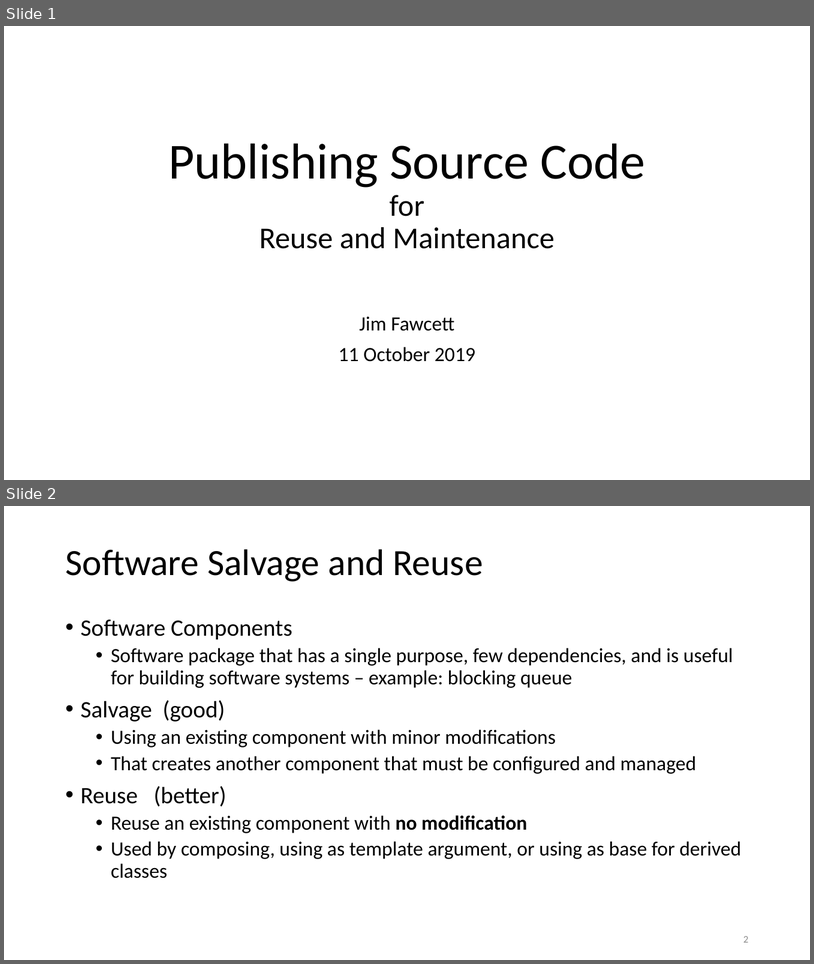
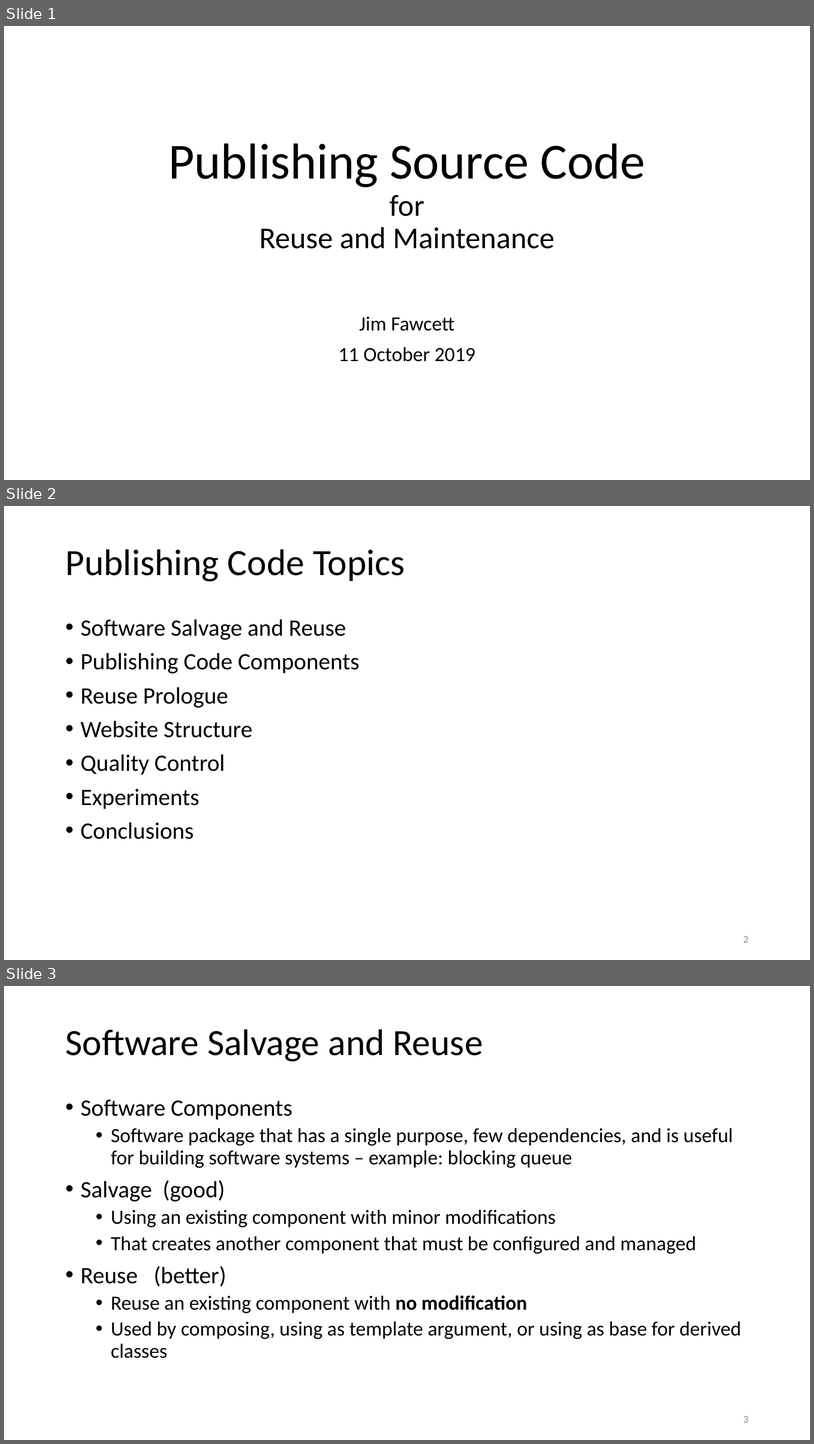
Before and after one commit to JimFawcett/JimFawcett.github.io, a slide deck: Resources/PublishingSourceCode.pptx. Shown one above the other, each under a label of ours: slides 1 and 2 before the commit, slides 1, 2 and 3 after it. The pictures are 814x964 and 814x1444 pixels, drawn with LibreOffice and Linux fonts; fonts in the diff are those of the drawing. Boxes give left, top, right and bottom in pixels: in the first picture for what was removed or moved away, otherwise in the second. Text is boxed around its words. In the diff, an @@ line names an element or a change of style, - is before the commit and + after.

```diff
--- a/Resources/PublishingSourceCode.pptx
+++ b/Resources/PublishingSourceCode.pptx
@@ slide 2 added at (x1=4, y1=506, x2=810, y2=960), background #FFFFFF @@
@@ title added at (x1=65, y1=549, x2=405, y2=582), 44 pt, text #000000 @@
+Publishing Code Topics
@@ text added at (x1=81, y1=619, x2=360, y2=839), 28 pt, text #000000 @@
+• Software Salvage and Reuse
+• Publishing Code Components
+• Reuse Prologue
+• Website Structure
+• Quality Control
+• Experiments
+• Conclusions
@@ page number added at (x1=744, y1=936, x2=749, y2=942), 12 pt, text #8C8C8C @@
+2
@@ what was slide 2 is now slide 3 @@
@@ page number at (x1=744, y1=1416, x2=749, y2=1422): text changed @@
-2
+3
```
Also in this commit, not shown: 3 slides changed, 1 other file.
